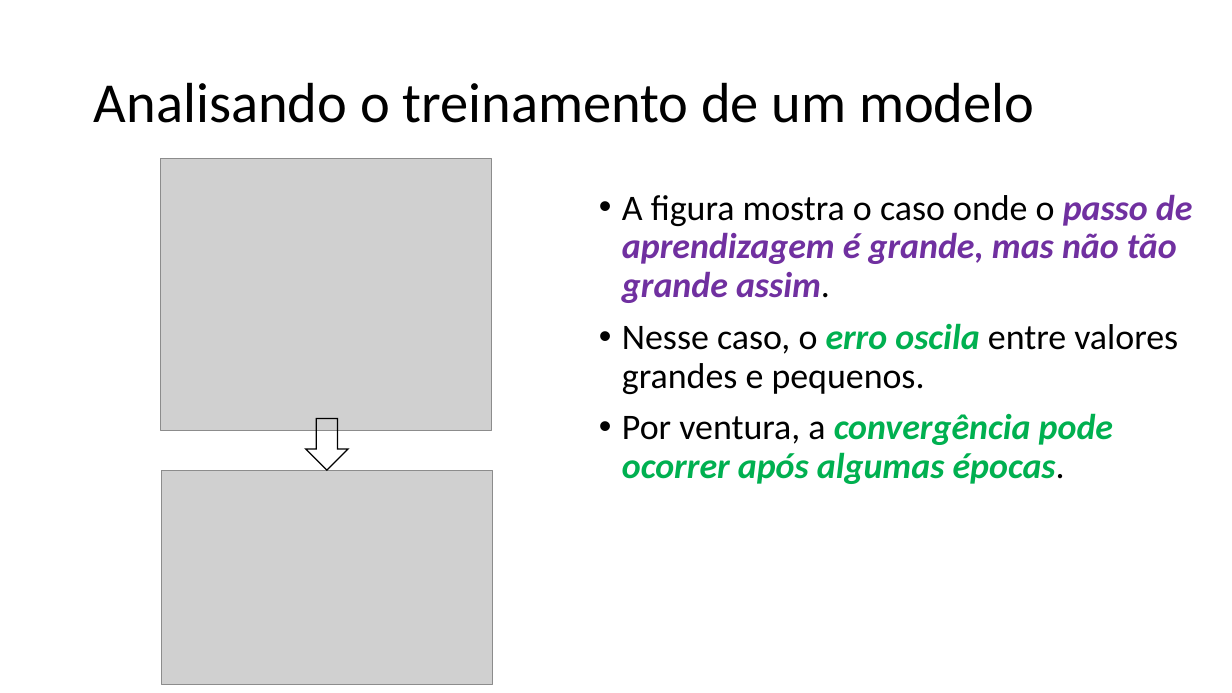
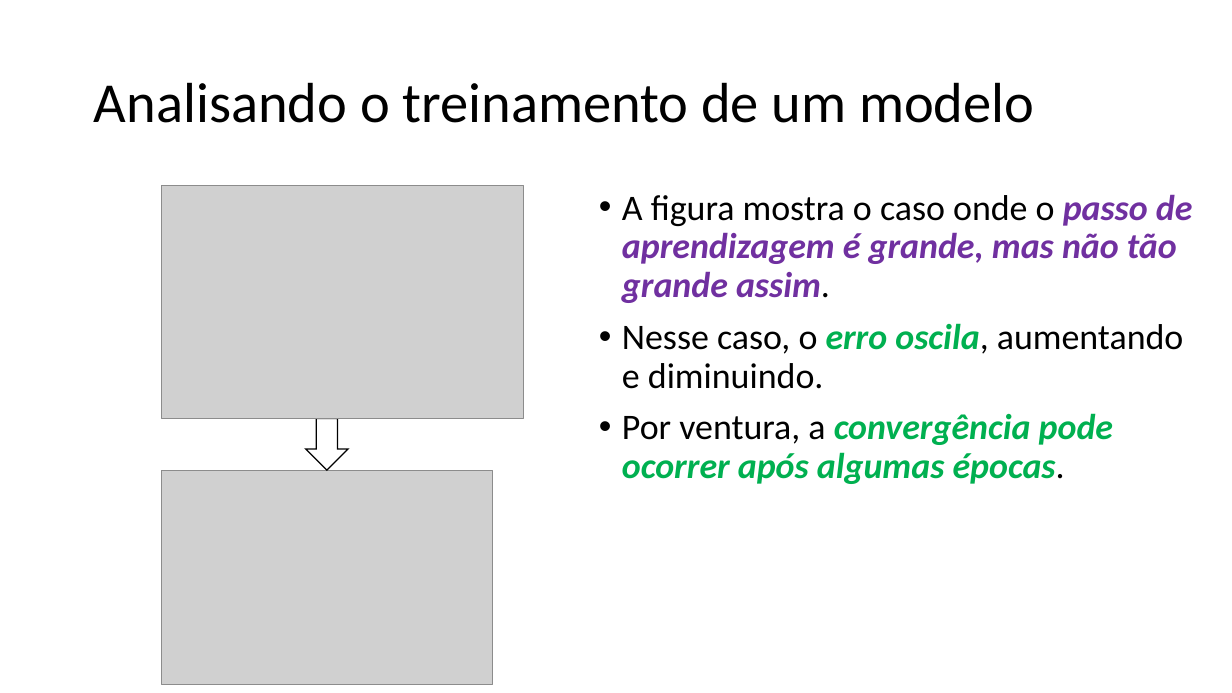
Before and after one commit to zz4fap/t319_aprendizado_de_maquina, a slide deck: slide 17 of slides/T319_Regressão_Linear (Parte III).pptx. Drawn at 1232x693 pixels with LibreOffice and Linux fonts; fonts in the diff are those of the drawing; grey boxes stand for pictures. Boxes give left, top, right and bottom in pixels: in the first picture for what was removed or moved away, otherwise in the second. Text is boxed around its words. In the diff, an @@ line names an element or a change of style, - is before the commit and + after.

Commit message:
update of slides

```diff
--- a/slides/T319_Regressão_Linear (Parte III).pptx
+++ b/slides/T319_Regressão_Linear (Parte III).pptx
@@ picture: place and size @@
-picture at [160,159,492,431]
+picture at [161,186,523,419]
@@ text at [622,323,1183,389]: text changed @@
-• Nesse caso, o erro oscila entre valores grandes e pequenos.
+• Nesse caso, o erro oscila, aumentando e diminuindo.
```
Also in this commit, not shown: 2 other slides changed, 4 other files.
